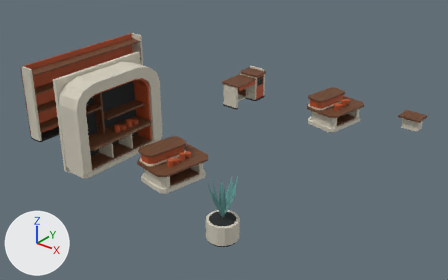
Two versions of the glTF model external_packages/shopping_promenade_20261009/exports/SHOP_D09_P100_A366__fitout.glb, one commit apart.
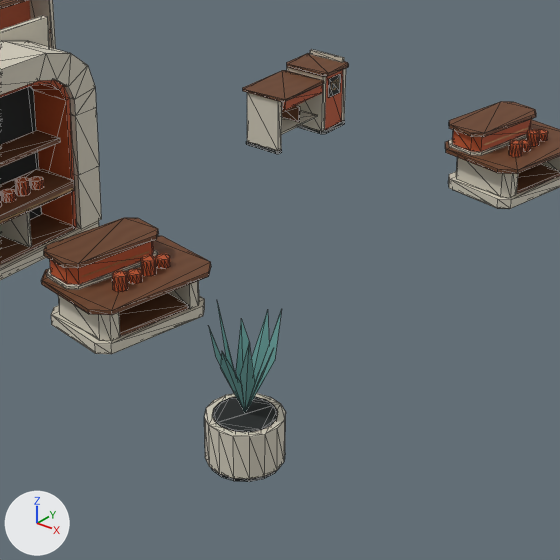
Old and new are each drawn whole from a 50 mm camera at (11.87, -15.21, 9.28) aimed at (0.18, -0.6, 0.22) and again close up on the part from 27% to 79% of the width and 16% to 100% of the height. Arrows for +X, +Y and +Z are at lower left; the lights stay in place. The first two pictures are the older version. The close-ups show mesh edges as thin lines. Vertices at exactly the same position are counted once.

In view in the first close-up: 'SHOP_D09_P100_A366__fitout__dark_rubber', 'SHOP_D09_P100_A366__fitout__ivory_enamel', 'SHOP_D09_P100_A366__fitout__quiet_teal', 'SHOP_D09_P100_A366__fitout__retail_terracotta_enamel', 'SHOP_D09_P100_A366__fitout__warm_walnut' and 1 more.
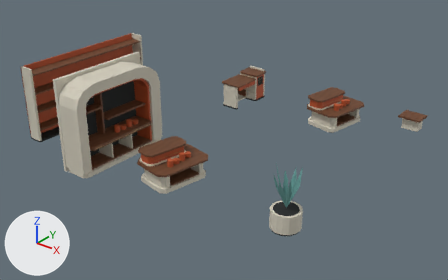
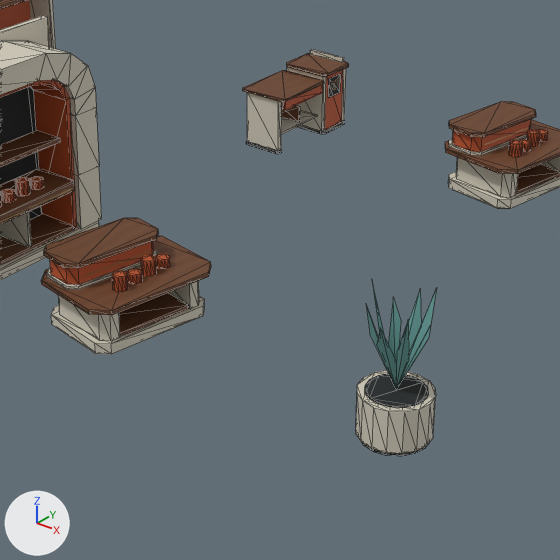
Changed parts and their boxes (x1, y1, x2, y2) in the close-ups (560 x 560 px; the box of a moved part takes in the faces that stretch with it):
'SHOP_D09_P100_A366__fitout__ivory_enamel', reshaped
    before: (0, 0, 560, 479)
    after: (0, 0, 560, 454)
'SHOP_D09_P100_A366__fitout__dark_rubber', reshaped
    before: (0, 74, 510, 482)
    after: (0, 74, 510, 456)
'SHOP_D09_P100_A366__fitout__quiet_teal', moved
    before: (209, 303, 282, 413)
    after: (366, 282, 437, 390)
part 1 of me_shop_d09_p100_a366__fitout__dark_rubber, moved or reshaped (mostly hidden)
    before: (211, 467, 280, 482)
    after: (362, 443, 426, 456)
part 2 of me_shop_d09_p100_a366__fitout__dark_rubber, moved or reshaped
    before: (212, 397, 278, 432)
    after: (365, 373, 428, 408)
part 3 of me_shop_d09_p100_a366__fitout__ivory_enamel, moved or reshaped
    before: (205, 393, 286, 479)
    after: (356, 370, 436, 454)

Diff of the bpy script that builds the scene:
```diff
--- a/external_packages/shopping_promenade_20261009/exports/SHOP_D09_P100_A366__fitout.glb.py
+++ b/external_packages/shopping_promenade_20261009/exports/SHOP_D09_P100_A366__fitout.glb.py
@@ me_shop_d09_p100_a366__fitout__dark_rubber @@
 # used by ob_shop_d09_p100_a366__fitout__dark_rubber; location = (0.0, 0.0, 0.0)
-me_shop_d09_p100_a366__fitout__dark_rubber.from_pydata(...)  # 260 vertices, 448 faces; spans x -5.35..3.9, y -5.2..4.28, z 0.0..2.49
+me_shop_d09_p100_a366__fitout__dark_rubber.from_pydata(...)  # 260 vertices, 448 faces; spans x -5.35..4.9, y -5.0..4.28, z 0.0..2.49
+# me_shop_d09_p100_a366__fitout__dark_rubber part 1: the loose piece of 32 vertices spanning x 3.1..3.9, y -5.2..-4.4, z 0.0..0.06 is moved by (1.0, 1.4, 0.0)
+# me_shop_d09_p100_a366__fitout__dark_rubber part 2: the loose piece of 32 vertices spanning x 3.15..3.85, y -5.15..-4.45, z 0.56..0.6 is moved by (1.0, 1.4, 0.0)
 me_shop_d09_p100_a366__fitout__dark_rubber.materials.append(mat_astraea_dark_rubber)
@@ me_shop_d09_p100_a366__fitout__ivory_enamel @@
 # used by ob_shop_d09_p100_a366__fitout__ivory_enamel; location = (0.0, 0.0, 0.0)
-me_shop_d09_p100_a366__fitout__ivory_enamel.from_pydata(...)  # 372 vertices, 674 faces; spans x -5.35..4.8, y -5.24..4.9, z 0.0..3.0
+me_shop_d09_p100_a366__fitout__ivory_enamel.from_pydata(...)  # 372 vertices, 674 faces; spans x -5.35..4.93, y -5.05..4.9, z 0.0..3.0
+# me_shop_d09_p100_a366__fitout__ivory_enamel part 3: the loose piece of 32 vertices spanning x 3.07..3.93, y -5.24..-4.36, z 0.06..0.59 is moved by (1.0, 1.4, 0.0)
 me_shop_d09_p100_a366__fitout__ivory_enamel.materials.append(mat_astraea_ivory_enamel)
@@ me_shop_d09_p100_a366__fitout__quiet_teal @@
 # used by ob_shop_d09_p100_a366__fitout__quiet_teal; location = (0.0, 0.0, 0.0)
-me_shop_d09_p100_a366__fitout__quiet_teal.from_pydata(...)  # 25 vertices, 16 faces; spans x 3.12..3.88, y -5.18..-4.42, z 0.6..1.85
+me_shop_d09_p100_a366__fitout__quiet_teal.from_pydata(...)  # 25 vertices, 16 faces; spans x 4.12..4.88, y -3.78..-3.02, z 0.6..1.85
+# me_shop_d09_p100_a366__fitout__quiet_teal part 4: the whole mesh is moved by (1.0, 1.4, 0.0)
 me_shop_d09_p100_a366__fitout__quiet_teal.materials.append(mat_quiet_teal)
```
